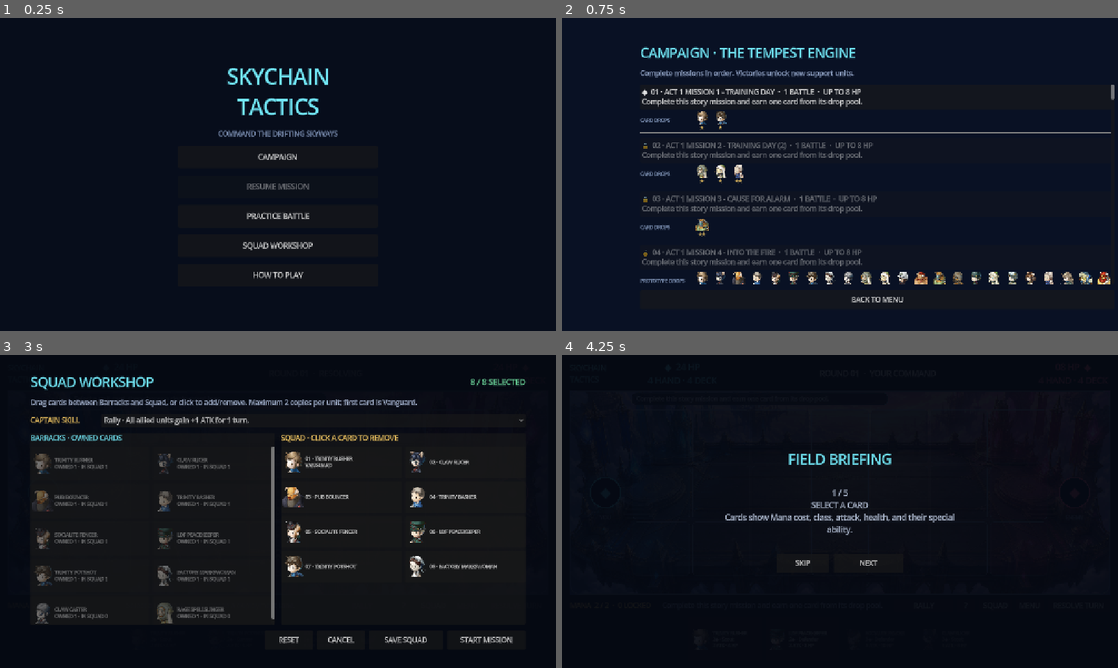
Above: before the commit, frames 1-4 (two rows, left to right).
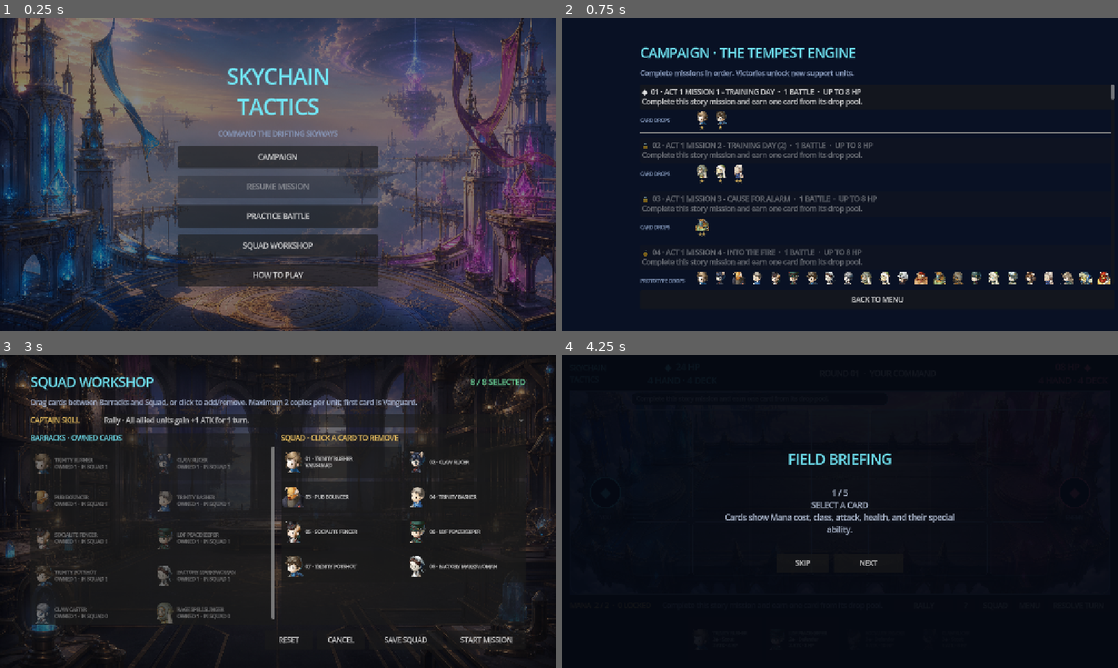
Above: after the commit, the same moments.

Repository: prldd/HeavenStrike
Game: Godot game, scene res://main.tscn
The game is run twice, just before and just after one commit, with the same random seed, the same clock (stepped at 60 frames per second) and the same inputs.
Inputs:
- Up to frame 1 (0.25 s): no input
- Up to frame 2 (0.75 s): click "CAMPAIGN" at 0.5 s
- Up to frame 3 (3 s): click "?" at 1.25 s; click "SQUAD" at 2 s; click "◆ 01 · ACT 1 MISSION 1 - TRAI…" at 2.75 s
- Up to frame 4 (4.25 s): click "START MISSION" at 3.5 s

The runs differ from the first frame. In frame 1, 89% of the frame differs, in the area x 0-100%, y 0-100%; in frame 2, nothing differs; in frame 3, 11%; in frame 4, nothing differs.

Commit message:
Added two new illustrated backgrounds:

Diff:
--- a/scripts/main.gd
+++ b/scripts/main.gd
@@ -16,6 +16,8 @@
 const UNIT_SPRITES_3 := preload("res://assets/units/reference-units-013-018.png")
 const UNIT_SPRITES_4 := preload("res://assets/units/reference-units-019-024.png")
 const UNIT_SPRITES_5 := preload("res://assets/units/reference-units-025-030.png")
+const MAIN_MENU_BACKGROUND := preload("res://assets/main-menu-sky-citadel.png")
+const SQUAD_WORKSHOP_BACKGROUND := preload("res://assets/squad-workshop-armory.png")
 
 const PLAYER := 0
 const ENEMY := 1
@@ -387,11 +389,16 @@
 
 func _build_squad_builder() -> void:
 	squad_overlay = ColorRect.new()
-	squad_overlay.color = Color(0.02, 0.035, 0.07, 0.97)
+	squad_overlay.color = Color.TRANSPARENT
 	squad_overlay.set_anchors_and_offsets_preset(Control.PRESET_FULL_RECT)
 	squad_overlay.mouse_filter = Control.MOUSE_FILTER_STOP
 	squad_overlay.visible = false
 	add_child(squad_overlay)
+	_add_overlay_background(
+		squad_overlay,
+		SQUAD_WORKSHOP_BACKGROUND,
+		Color(0.015, 0.025, 0.055, 0.42)
+	)
 
 	var margin := MarginContainer.new()
 	margin.set_anchors_and_offsets_preset(Control.PRESET_FULL_RECT)
@@ -687,11 +694,16 @@
 
 func _build_main_menu() -> void:
 	main_menu_overlay = ColorRect.new()
-	main_menu_overlay.color = Color("#070d1b")
+	main_menu_overlay.color = Color.TRANSPARENT
 	main_menu_overlay.set_anchors_and_offsets_preset(Control.PRESET_FULL_RECT)
 	main_menu_overlay.mouse_filter = Control.MOUSE_FILTER_STOP
 	main_menu_overlay.visible = false
 	add_child(main_menu_overlay)
+	_add_overlay_background(
+		main_menu_overlay,
+		MAIN_MENU_BACKGROUND,
+		Color(0.015, 0.025, 0.06, 0.48)
+	)
 
 	var center := CenterContainer.new()
 	center.set_anchors_and_offsets_preset(Control.PRESET_FULL_RECT)
@@ -791,6 +803,23 @@
 	button.custom_minimum_size = Vector2(360, 52)
 	button.add_theme_font_size_override("font_size", 17)
 	return button
+
+func _add_overlay_background(
+	parent: Control, texture: Texture2D, tint_color: Color
+) -> void:
+	var backdrop := TextureRect.new()
+	backdrop.texture = texture
+	backdrop.expand_mode = TextureRect.EXPAND_IGNORE_SIZE
+	backdrop.stretch_mode = TextureRect.STRETCH_KEEP_ASPECT_COVERED
+	backdrop.mouse_filter = Control.MOUSE_FILTER_IGNORE
+	backdrop.set_anchors_and_offsets_preset(Control.PRESET_FULL_RECT)
+	parent.add_child(backdrop)
+
+	var tint := ColorRect.new()
+	tint.color = tint_color
+	tint.mouse_filter = Control.MOUSE_FILTER_IGNORE
+	tint.set_anchors_and_offsets_preset(Control.PRESET_FULL_RECT)
+	parent.add_child(tint)
 
 func _show_main_menu() -> void:
 	input_enabled = false
--- a/tests/ui_smoke_test.gd
+++ b/tests/ui_smoke_test.gd
@@ -10,6 +10,10 @@
 	var game = scene.instantiate()
 	root.add_child(game)
 	await process_frame
+	assert(game.main_menu_overlay.get_child(0) is TextureRect)
+	assert(game.main_menu_overlay.get_child(0).texture != null)
+	assert(game.squad_overlay.get_child(0) is TextureRect)
+	assert(game.squad_overlay.get_child(0).texture != null)
 	game._open_mission_select()
 	await process_frame
 	assert(game.mission_list.get_child_count() == 62)
Binary file added: assets/main-menu-sky-citadel.png
Not shown, added: assets/main-menu-sky-citadel.png.import
Binary file added: assets/squad-workshop-armory.png
Not shown, added: assets/squad-workshop-armory.png.import
